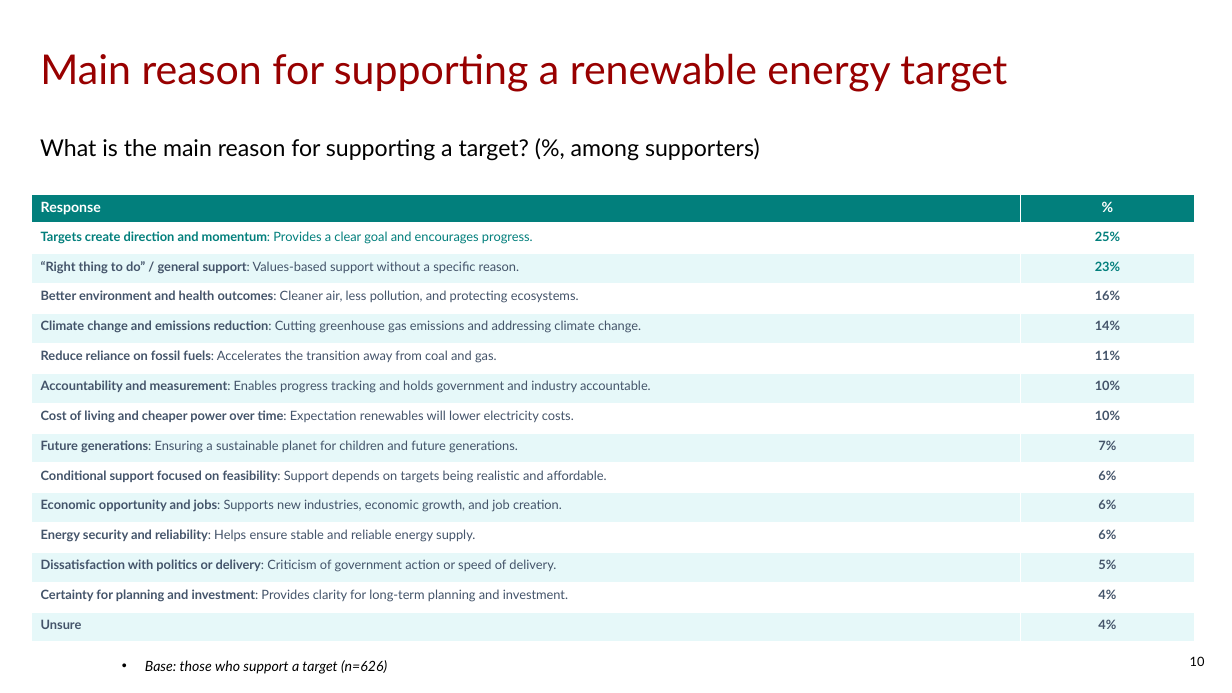
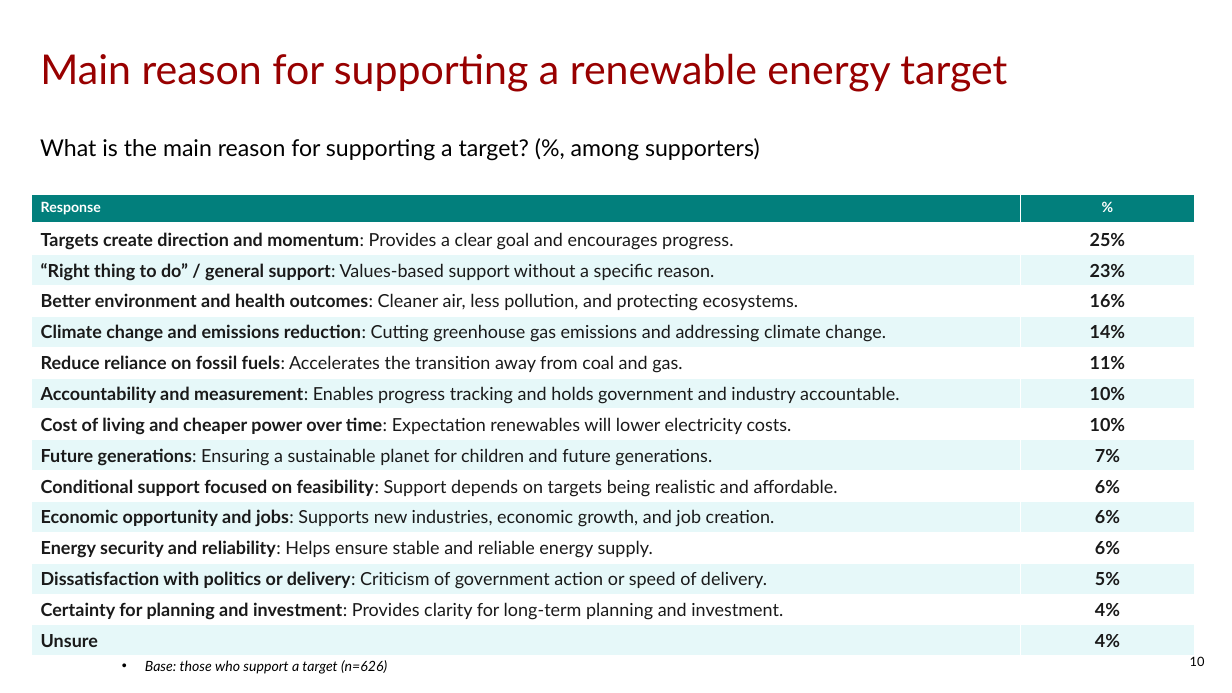
Before and after one commit to ThomasB4242/Test-1, a slide deck: slide 10 of sample_data/wa_energy_output.pptx. Drawn at 1232x693 pixels with LibreOffice and Linux fonts; fonts in the diff are those of the drawing; background and template pictures are left out. Boxes give left, top, right and bottom in pixels: in the first picture for what was removed or moved away, otherwise in the second. Text is boxed around its words. In the diff, an @@ line names an element or a change of style, - is before the commit and + after.

```diff
--- a/sample_data/wa_energy_output.pptx
+++ b/sample_data/wa_energy_output.pptx
@@ table at bbox=[31, 194, 1195, 651] @@
@@ size 10 to 14 pt, text colour #44546A to #1A1A1A @@
@@ text colour #027F7C to #1A1A1A in "Targets create direction and momentum: Provides a ...", "25%", "23%" @@
```
Also in this commit, not shown: 2 other files.
